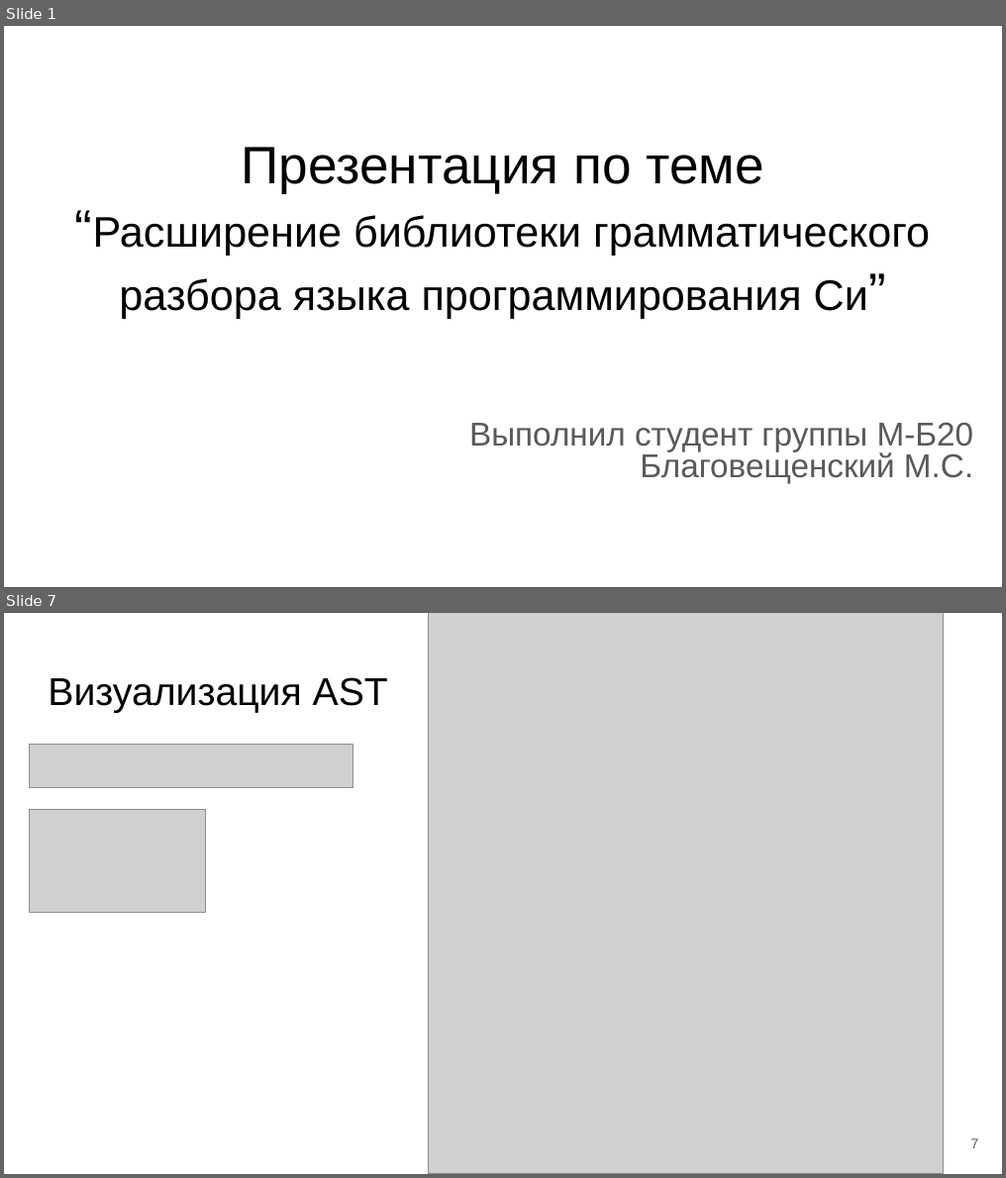
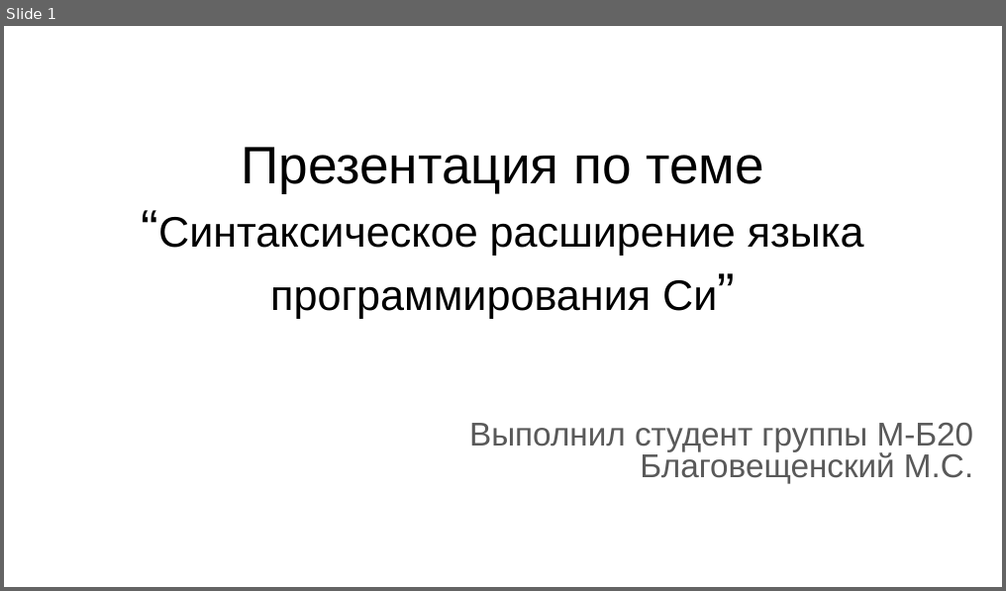
Before and after one commit to m-blg/bach-vkr, a slide deck: extra/Презентация по теме “Грамматический разбор языка Си”.odp. Shown one above the other, each under a label of ours: slides 1 and 7 before the commit, slide 1 after it; the slides between them are not shown. The pictures are 1006x1178 and 1006x591 pixels, drawn with LibreOffice and Linux fonts; fonts in the diff are those of the drawing; grey boxes stand for pictures. Boxes give left, top, right and bottom in pixels: in the first picture for what was removed or moved away, otherwise in the second. Text is boxed around its words. In the diff, an @@ line names an element or a change of style, - is before the commit and + after.

```diff
--- a/extra/Презентация по теме “Грамматический разбор языка Си”.odp
+++ b/extra/Презентация по теме “Грамматический разбор языка Си”.odp
@@ slide 7 removed at (4,613,1002,1174), background #FFFFFF @@
@@ picture removed at (428,613,944,1173) @@
@@ title removed at (48,677,388,713) @@
-Визуализация AST
@@ picture removed at (29,744,353,787) @@
@@ picture removed at (29,810,206,912) @@
@@ page number removed at (971,1139,979,1149) @@
-7
@@ slide 1 changed as well @@
@@ title at (158,147,864,319): text changed @@
-Презентация по теме
-“Расширение библиотеки грамматического разбора языка программирования Си”
+Презентация по теме
+“Синтаксическое расширение языка программирования Си”
```
Also in this commit, not shown: 1 other slide changed, 11 slides added, 9 other slides removed, 37 other files.
